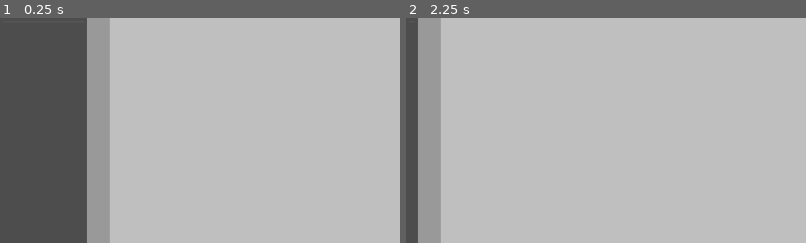
Above: before the commit, frames 1-2 (left to right).
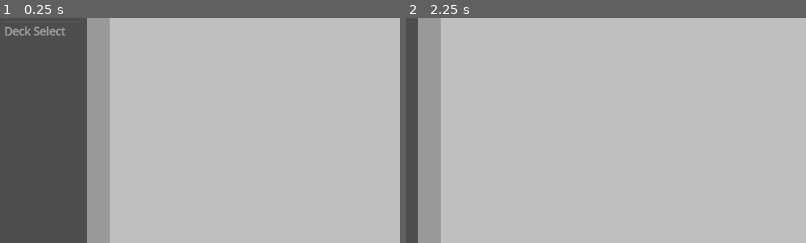
Above: after the commit, the same moments.

Repository: Zombeescott/Sentencevist
Game: Godot game, scene res://Scenes/background.tscn
Two runs of this game, one before a commit and one after it. Both use one fixed random seed, a clock stepped at 60 frames per second and the inputs below.
Inputs (mouse positions are % of the whole screen's width and height, from its top left):
- Up to frame 1 (0.25 s): no input
- Up to frame 2 (2.25 s): click (12, 3) at 0.5 s; click (3, 3) at 1.25 s; click (12, 3) at 2 s
The pictures show only the part of the screen within x 0-50%, y 8-58%; the shares and areas given below are measured in that part.

The runs differ from the first frame. In frame 1, 0.3% of the frame differs, in the area x 1-17%, y 3-8%; in frame 2, nothing differs.

Commit message:
Added deck selection screen

Diff:
--- /dev/null
+++ b/Scenes/deck_selection.tscn
@@ -0,0 +1,110 @@
+[gd_scene load_steps=4 format=3 uid="uid://c2cd6nrwgacwx"]
+
+[ext_resource type="StyleBox" uid="uid://brx00us83uw3f" path="res://Styles/panel.tres" id="1_2xx85"]
+[ext_resource type="Script" uid="uid://c651ymva7hwt2" path="res://Scripts/deck_selection.gd" id="1_g0e5t"]
+
+[sub_resource type="StyleBoxFlat" id="StyleBoxFlat_2xx85"]
+bg_color = Color(0.224905, 0.224905, 0.224905, 1)
+corner_radius_top_left = 10
+corner_radius_top_right = 10
+corner_radius_bottom_right = 10
+corner_radius_bottom_left = 10
+
+[node name="Deck Selection" type="Control"]
+layout_mode = 3
+anchors_preset = 8
+anchor_left = 0.5
+anchor_top = 0.5
+anchor_right = 0.5
+anchor_bottom = 0.5
+grow_horizontal = 2
+grow_vertical = 2
+script = ExtResource("1_g0e5t")
+
+[node name="PanelContainer" type="PanelContainer" parent="."]
+layout_mode = 1
+anchors_preset = 8
+anchor_left = 0.5
+anchor_top = 0.5
+anchor_right = 0.5
+anchor_bottom = 0.5
+offset_left = -400.0
+offset_top = -250.0
+offset_right = 400.0
+offset_bottom = 250.0
+grow_horizontal = 2
+grow_vertical = 2
+theme_override_styles/panel = ExtResource("1_2xx85")
+
+[node name="MarginContainer" type="MarginContainer" parent="PanelContainer"]
+layout_mode = 2
+theme_override_constants/margin_left = 10
+theme_override_constants/margin_top = 10
+theme_override_constants/margin_right = 10
+theme_override_constants/margin_bottom = 10
+
+[node name="VBoxContainer" type="VBoxContainer" parent="PanelContainer/MarginContainer"]
+layout_mode = 2
+
+[node name="Top Bar" type="HBoxContainer" parent="PanelContainer/MarginContainer/VBoxContainer"]
+layout_mode = 2
+alignment = 1
+
+[node name="Label" type="Label" parent="PanelContainer/MarginContainer/VBoxContainer/Top Bar"]
+layout_mode = 2
+size_flags_horizontal = 3
+size_flags_stretch_ratio = 3.77
+text = "Select a deck to study."
+
+[node name="Next" type="Button" parent="PanelContainer/MarginContainer/VBoxContainer/Top Bar"]
+unique_name_in_owner = true
+layout_mode = 2
+size_flags_horizontal = 3
+disabled = true
+text = "Next"
+
+[node name="HSeparator" type="HSeparator" parent="PanelContainer/MarginContainer/VBoxContainer"]
+layout_mode = 2
+
+[node name="PanelContainer" type="PanelContainer" parent="PanelContainer/MarginContainer/VBoxContainer"]
+layout_mode = 2
+size_flags_vertical = 3
+theme_override_styles/panel = SubResource("StyleBoxFlat_2xx85")
+
+[node name="DeckMargins" type="MarginContainer" parent="PanelContainer/MarginContainer/VBoxContainer/PanelContainer"]
+layout_mode = 2
+theme_override_constants/margin_left = 5
+theme_override_constants/margin_top = 5
+theme_override_constants/margin_right = 5
+theme_override_constants/margin_bottom = 5
+
+[node name="Decks" type="VBoxContainer" parent="PanelContainer/MarginContainer/VBoxContainer/PanelContainer/DeckMargins"]
+layout_mode = 2
+
+[node name="User Label" type="Label" parent="PanelContainer/MarginContainer/VBoxContainer/PanelContainer/DeckMargins/Decks"]
+layout_mode = 2
+text = "User Decks:"
+
+[node name="UserDecks" type="ItemList" parent="PanelContainer/MarginContainer/VBoxContainer/PanelContainer/DeckMargins/Decks"]
+unique_name_in_owner = true
+layout_mode = 2
+auto_width = true
+auto_height = true
+max_columns = 5
+same_column_width = true
+fixed_column_width = 125
+
+[node name="HSeparator" type="HSeparator" parent="PanelContainer/MarginContainer/VBoxContainer/PanelContainer/DeckMargins/Decks"]
+layout_mode = 2
+
+[node name="Example Label" type="Label" parent="PanelContainer/MarginContainer/VBoxContainer/PanelContainer/DeckMargins/Decks"]
+layout_mode = 2
+text = "Example Decks:"
+
+[node name="ExampleDecks" type="ItemList" parent="PanelContainer/MarginContainer/VBoxContainer/PanelContainer/DeckMargins/Decks"]
+unique_name_in_owner = true
+layout_mode = 2
+
+[connection signal="button_down" from="PanelContainer/MarginContainer/VBoxContainer/Top Bar/Next" to="." method="_on_next_button_down"]
+[connection signal="item_selected" from="PanelContainer/MarginContainer/VBoxContainer/PanelContainer/DeckMargins/Decks/UserDecks" to="." method="_on_user_decks_item_selected"]
+[connection signal="item_selected" from="PanelContainer/MarginContainer/VBoxContainer/PanelContainer/DeckMargins/Decks/ExampleDecks" to="." method="_on_example_decks_item_selected"]
--- a/Scenes/side_bar.tscn
+++ b/Scenes/side_bar.tscn
@@ -36,6 +36,7 @@
 item_count = 3
 item_0/text = "Sentences"
 item_1/text = "Create"
+item_2/text = "Deck Select"
 
 [node name="MarginContainer" type="MarginContainer" parent="PanelContainer/HBoxContainer"]
 layout_mode = 2
--- a/Scripts/Autoloads/global.gd
+++ b/Scripts/Autoloads/global.gd
@@ -1,6 +1,28 @@
 extends Node
 
+var user_decks: Dictionary
+var example_decks: Dictionary
+var user_progress: Array
+
 func _ready() -> void:
-#	Set the screen size
+	set_screen_size()
+
+
+# Set the screen size
+func set_screen_size() -> void:
 	get_window().size = DisplayServer.screen_get_size() / 2
 	get_window().move_to_center()
+
+
+func set_decks(user: Dictionary, example: Dictionary) -> void:
+	user_decks = user
+	example_decks = example
+	# TODO: also progress
+
+
+func get_user_decks() -> Dictionary:
+	return user_decks
+
+
+func get_example_decks() -> Dictionary:
+	return example_decks
--- a/Scripts/Autoloads/save_manager.gd
+++ b/Scripts/Autoloads/save_manager.gd
@@ -9,18 +9,20 @@
 	if not DirAccess.dir_exists_absolute(USER_DECKS_PATH):
 		DirAccess.open("user://").make_dir_recursive("saves")
 
+	Global.set_decks(load_user_deck(), load_example_deck())
+
 
 ## System/Example Files (Read-only)
-func load_example_deck() -> Array:
+func load_example_deck() -> Dictionary:
 	return load_decks(SYSTEM_EXAMPLES_PATH)
 
 
-func load_user_deck() -> Array:
+func load_user_deck() -> Dictionary:
 	return load_decks(USER_DECKS_PATH)
 
 
-func load_decks(path: String) -> Array:
-	var examples = []
+func load_decks(path: String) -> Dictionary:
+	var decks: Dictionary = {}
 	var dir = DirAccess.open(path)
 
 	if dir:
@@ -29,14 +31,13 @@
 
 		while file_name != "":
 			if file_name.ends_with(".json"):
-				var example_data = load_json_file(path + file_name)
-				if example_data:
-					example_data["is_system_file"] = true
-					example_data["filename"] = file_name
-					examples.append(example_data)
+				var deck_data = load_json_file(path + file_name)
+				if deck_data:
+					var deck_name = file_name.get_file().replace(".json", "")
+					decks.set(deck_name, deck_data)
 			file_name = dir.get_next()
 
-	return examples
+	return decks
 
 
 func save_user_deck(deck_name: String, sentences: Dictionary) -> bool:
--- /dev/null
+++ b/Scripts/deck_selection.gd
@@ -0,0 +1,37 @@
+extends Control
+
+var next_button: Button
+var user_decks: ItemList
+var example_decks: ItemList
+
+var selected_deck: String
+
+func _ready() -> void:
+	next_button = %Next
+	user_decks = %UserDecks
+	example_decks = %ExampleDecks
+
+	fill_lists(user_decks, Global.get_user_decks().keys())
+	fill_lists(example_decks, Global.get_example_decks().keys())
+
+
+func fill_lists(deck_list: ItemList, keys: Array) -> void:
+	for key in keys:
+		deck_list.add_item(key)
+		print(keys)
+
+
+func _on_user_decks_item_selected(index: int) -> void:
+	selected_deck = user_decks.get_item_text(index)
+	if next_button.disabled:
+		next_button.disabled = false
+
+
+# Not implemented rn for simplicity
+func _on_example_decks_item_selected(index: int) -> void:
+	pass # Replace with function body.
+
+
+func _on_next_button_down() -> void:
+	# TODO: start sentence page
+	pass
--- a/Scripts/save_deck.gd
+++ b/Scripts/save_deck.gd
@@ -38,8 +38,8 @@
 		hide_panel()
 
 		# Shortcut for files
-		#var user_path = ProjectSettings.globalize_path("user://saves/")
-		#OS.shell_open(user_path)
+		var user_path = ProjectSettings.globalize_path("user://saves/")
+		OS.shell_open(user_path)
 	else:
 		# TODO: tell user that something went wrong
 		pass
--- a/Scripts/side_bar.gd
+++ b/Scripts/side_bar.gd
@@ -10,6 +10,7 @@
 
 	scene_list.append(preload("res://Scenes/translation_page.tscn"))
 	scene_list.append(preload("res://Scenes/import_sentences.tscn"))
+	scene_list.append(preload("res://Scenes/deck_selection.tscn"))
 
 func _on_minimize_toggled(toggled_on: bool) -> void:
 	if toggled_on:
Not shown, added: Scripts/deck_selection.gd.uid
